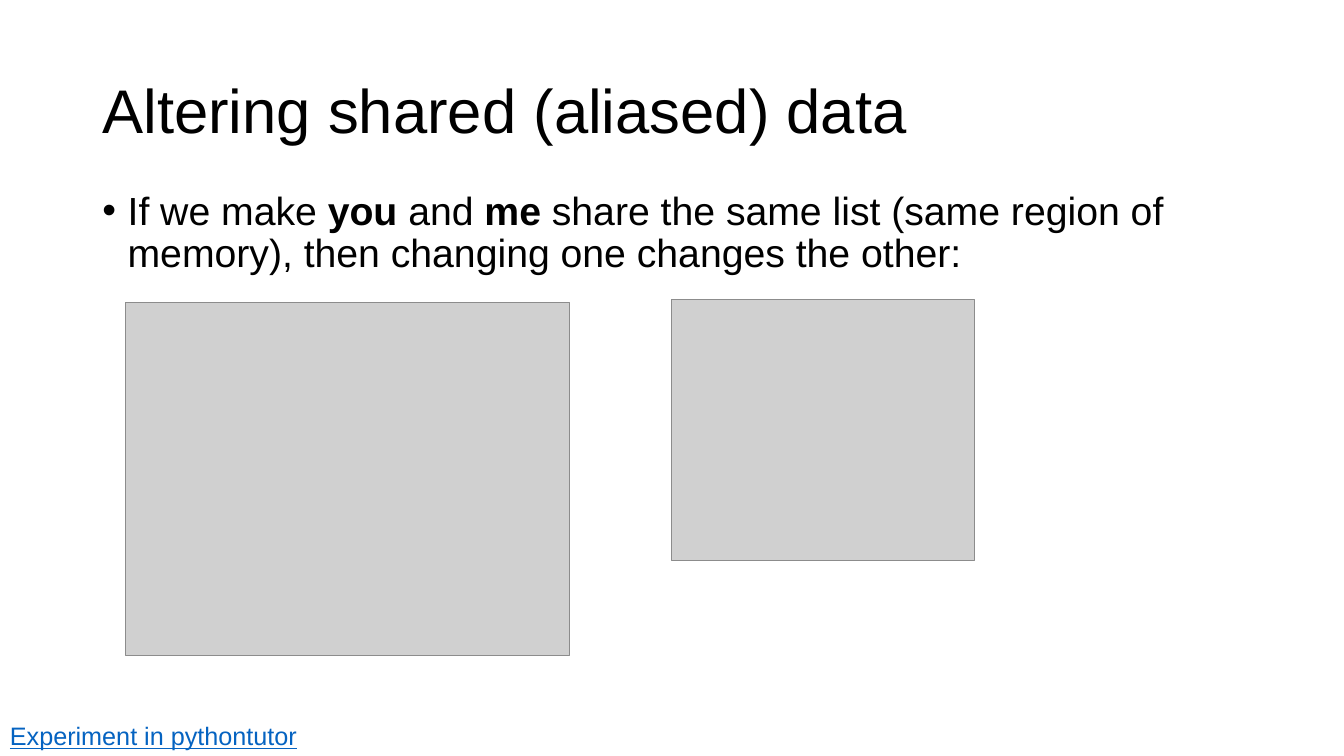
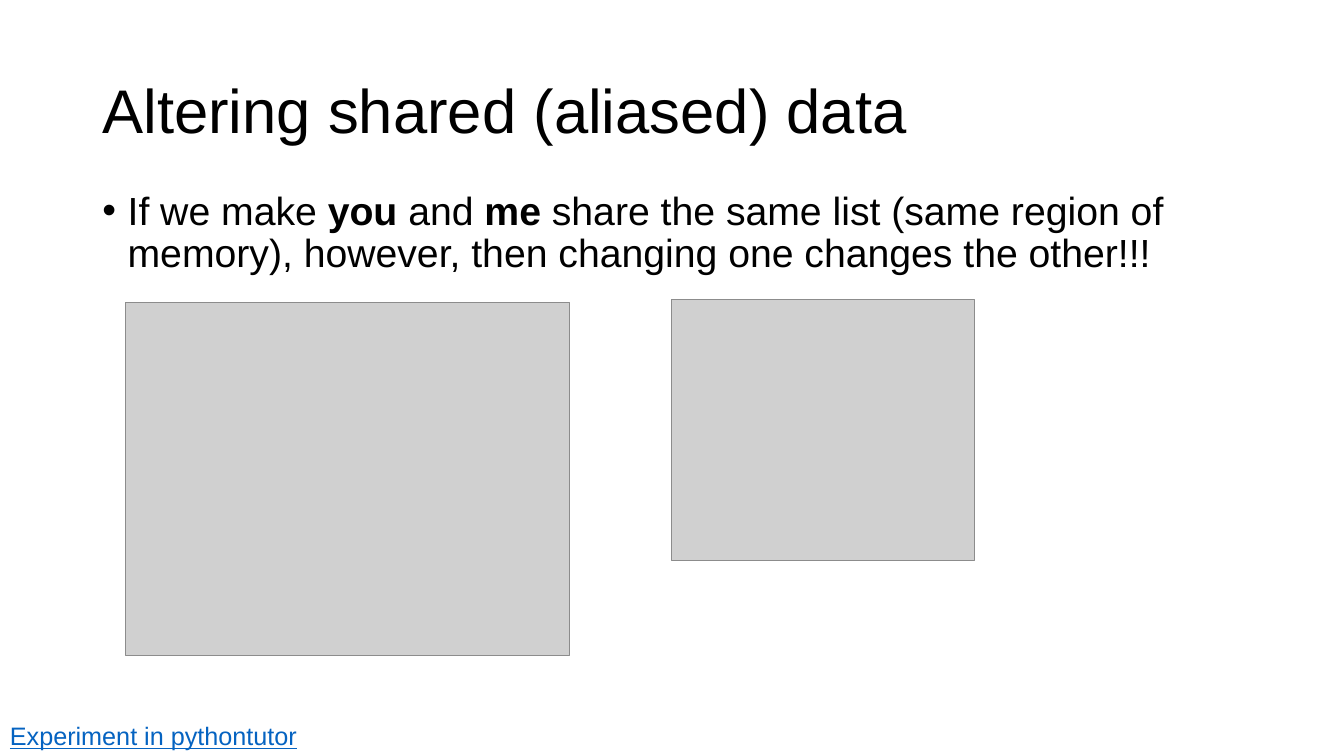
Before and after one commit to parrt/msds501, a slide deck: slide 6 of slides/aliasing.pptx. Drawn at 1344x756 pixels with LibreOffice and Linux fonts; fonts in the diff are those of the drawing; grey boxes stand for pictures; background and template pictures are left out. Boxes give left, top, right and bottom in pixels: in the first picture for what was removed or moved away, otherwise in the second. Text is boxed around its words. In the diff, an @@ line names an element or a change of style, - is before the commit and + after.

```diff
--- a/slides/aliasing.pptx
+++ b/slides/aliasing.pptx
@@ text at [128, 196, 1164, 275]: text changed @@
-• If we make you and me share the same list (same region of memory), then changing one changes the other:
+• If we make you and me share the same list (same region of memory), however, then changing one changes the other!!!
```
Also in this commit, not shown: 4 other slides changed, 1 slide added, 3 other files.
